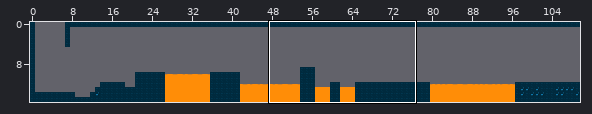
Tiled map -- Assets/levels/demo1.tmx. Above, an overview of the earlier version with the close-up marked.
Close-up. Before:
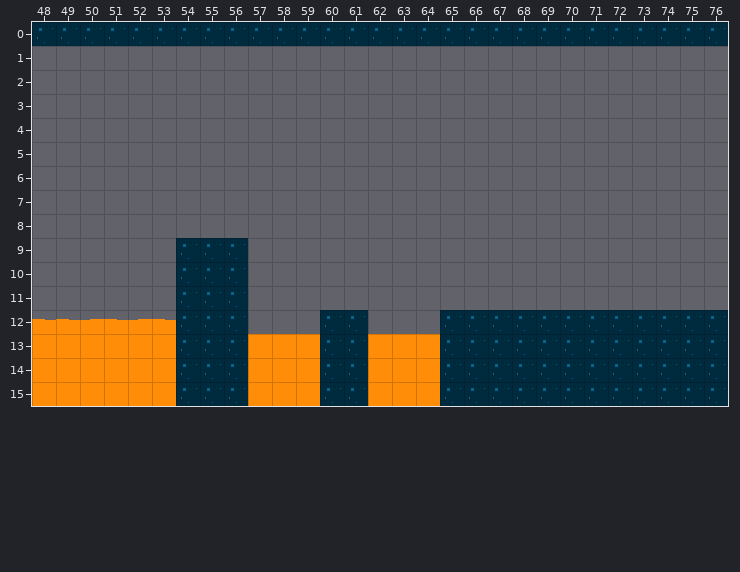
Cells are 16x16 px. Shown: x 48..76, y 0..15. The commit also changed other parts of the map, which this record leaves out.
After:
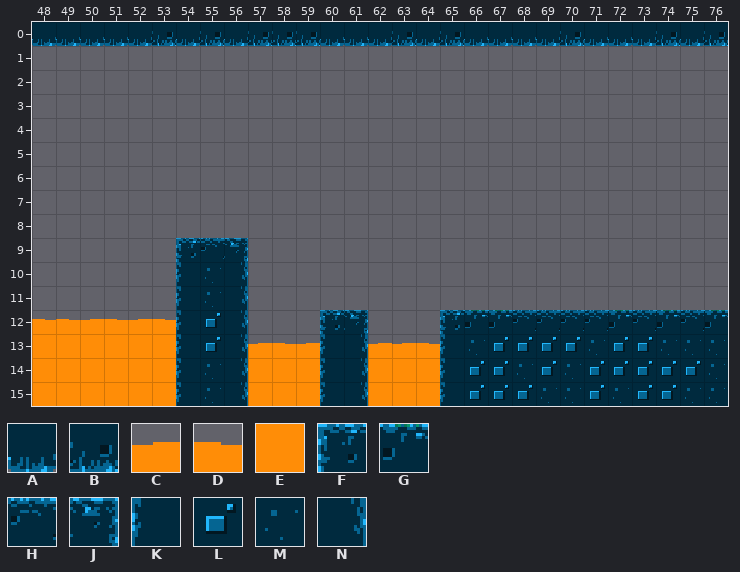
Key: from "grotto_escape": A 1, B 2, C 4, D 5, E 12, F 24, G 25, H 26, J 27, K 32, L 33, M 34, N 35.
_ is an empty cell.
Edits made:
Layer "lava":
y 13: x 57..59 EEE -> CDC; x 62..64 EEE -> CCD
Layer "ground":
y 0: x 48..76 MMMMMMMMMMMMMMMMMMMMMMMMMMMMM -> AAAAABABABBBAAABABAAAABAAABAB
y 9: x 54..56 MMM -> FHJ
y 10..11: x 54 M -> K; x 56 M -> N
y 12: x 54..56 MMM -> KLN; x 60..61 MM -> FJ; x 65..76 MMMMMMMMMMMM -> FGGHHHHGHGHG
y 13: x 54..56 MMM -> KLN; x 60..61 MM -> KN; x 65 M -> K; x 67..70 MMMM -> LLLL; x 72..73 MM -> LL
y 14: x 54 M -> K; x 56 M -> N; x 60..61 MM -> KN; x 65..67 MMM -> KLL; x 69 M -> L; x 71..75 MMMMM -> LLLLL
y 15: x 54 M -> K; x 56 M -> N; x 60..61 MM -> KN; x 65..68 MMMM -> KLLL; x 71 M -> L; x 73..74 MM -> LL
